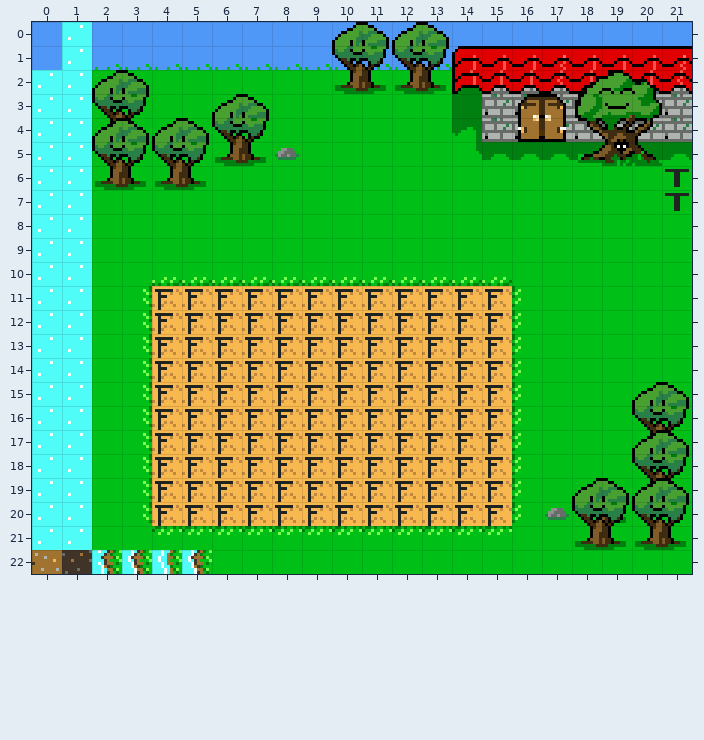
Two states of a Tiled map, maps/farmMap.tmx. This is how it looked before the edit.
Cells are 10x8 px. Shown: x 0..21, y 0..22. Tiles whose own drawing changed are shown in their newer look in all pictures.
After:
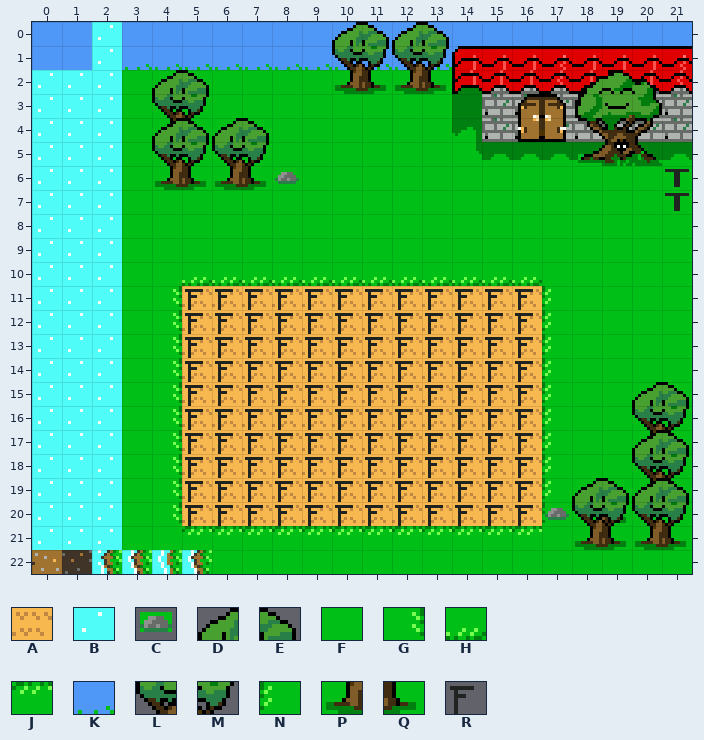
Key: from "farm-tiles": A 1, B 4, C 5, D 16, E 17, F 23, G 24, H 25, J 26, K 27, L 38, M 39, N 48, P 60, Q 61, R 88.
_ is an empty cell, # one hidden under a higher layer.
The edit:
Layer "Ground":
y 1: x 2 K -> #
y 2..3: x 2 F -> B
y 4: x 2..4 PQF -> BFP
y 5: x 2 F -> B
y 6: x 2 # -> B
y 7..9: x 2 F -> B
y 10: x 2 F -> B; x 4 H -> F; x 16 F -> H
y 11..20: x 2..4 FGA -> BFG; x 16..17 NF -> AN
y 21: x 2 F -> B; x 4 J -> F; x 16 F -> J
Layer "Detail":
y 2: x 2..5 DE__ -> __DE
y 3: x 2..7 LM__DE -> __LM__
y 4: x 2..3 DE -> __; x 6..7 LM -> DE
y 5: x 2..3 LM -> __; x 6..8 PQC -> LM_
y 6: x 2..3 PQ -> __; x 6..8 ___ -> PQC
Layer "Event":
y 0..1: x 1..2 B_ -> _B
y 11..20: x 4 R -> _; x 16 _ -> R
Changed places in both pictures, as pixel boxes (x1, y1, x2, y2):
changed: (62, 22, 299, 550)
changed: (512, 277, 551, 535)
